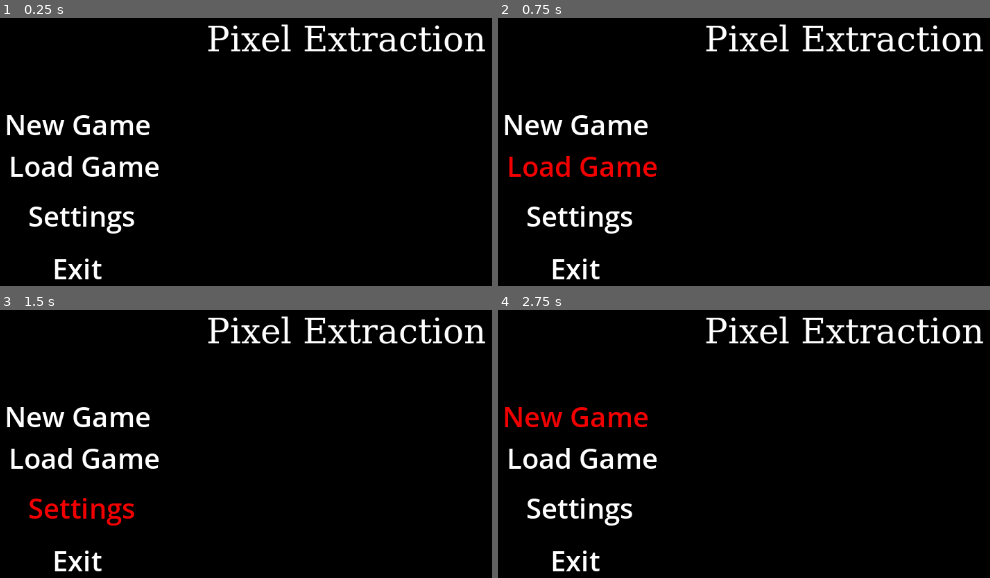
Above: before the commit, frames 1-4 (two rows, left to right).
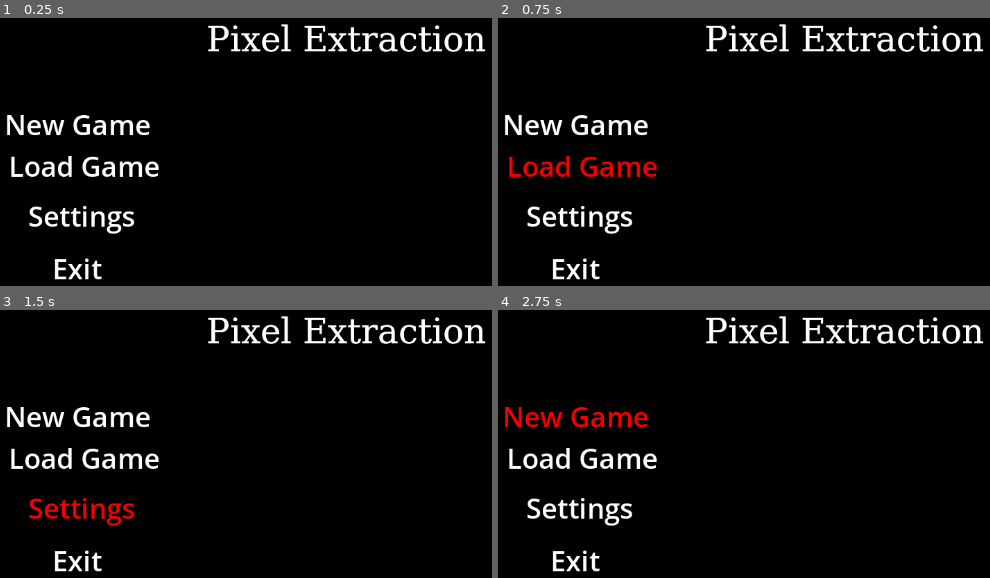
Above: after the commit, the same moments.

Repository: D-J-Gamer/Pixel-Extraction
Game: Godot game, scene res://Scenes/Main.tscn
Two runs of this game, one before a commit and one after it. Both use one fixed random seed, a clock stepped at 60 frames per second and the inputs below. Before the commit the project starts from res://Scenes/Main_Menu.tscn.
Inputs:
- Up to frame 1 (0.25 s): no input
- Up to frame 2 (0.75 s): click "Load Game" at 0.5 s
- Up to frame 3 (1.5 s): click "Settings" at 1.25 s
- Up to frame 4 (2.75 s): click "New Game" at 2 s

The runs differ from the first frame. In frame 1, 0.5% of the frame differs, in the area x 42-99%, y 2-13%; in frame 2, 0.5%; in frame 3, 0.5%; in frame 4, 0.5%.

Commit message:
Refactor main menu logic into separate script
AI:
Moved main menu logic from main.gd to a new main_menu.gd script for better separation of concerns. Updated Main_Menu.tscn to use a dedicated Menu_Buttons node and adjusted button parent references. Added Main.tscn as the new entry scene and updated project.godot to set it as the main scene.

Diff:
--- /dev/null
+++ b/Scenes/Main.tscn
@@ -0,0 +1,12 @@
+[gd_scene load_steps=2 format=3 uid="uid://cms6ua6cueygr"]
+
+[ext_resource type="Script" uid="uid://djrxrcrkewa5o" path="res://Scripts/main.gd" id="1_r150o"]
+
+[node name="Main" type="Control"]
+layout_mode = 3
+anchors_preset = 15
+anchor_right = 1.0
+anchor_bottom = 1.0
+grow_horizontal = 2
+grow_vertical = 2
+script = ExtResource("1_r150o")
--- a/Scenes/Main_Menu.tscn
+++ b/Scenes/Main_Menu.tscn
@@ -1,8 +1,9 @@
-[gd_scene load_steps=11 format=3 uid="uid://buf6hjgdi6dym"]
-
-[ext_resource type="Script" uid="uid://djrxrcrkewa5o" path="res://Scripts/main.gd" id="1"]
+[gd_scene load_steps=10 format=3 uid="uid://buf6hjgdi6dym"]
 
 [sub_resource type="FontFile" id="FontFile_hckgo"]
+subpixel_positioning = 0
+msdf_pixel_range = 14
+msdf_size = 128
 cache/0/16/0/ascent = 0.0
 cache/0/16/0/descent = 0.0
 cache/0/16/0/underline_position = 0.0
@@ -197,8 +198,7 @@
 
 [sub_resource type="StyleBoxEmpty" id="StyleBoxEmpty_anlgx"]
 
-[node name="Node2D" type="Node2D"]
-script = ExtResource("1")
+[node name="Main_Menu" type="Node2D"]
 
 [node name="Label" type="Label" parent="."]
 top_level = true
@@ -220,14 +220,14 @@
 offset_right = 3816.0
 offset_bottom = 1891.0
 
-[node name="Tree" type="Tree" parent="."]
+[node name="Menu_Buttons" type="Tree" parent="."]
 self_modulate = Color(1, 1, 1, 0)
 offset_left = 83.0
 offset_top = 168.0
 offset_right = 321.0
 offset_bottom = 451.0
 
-[node name="StartGame" type="Button" parent="Tree"]
+[node name="StartGame" type="Button" parent="Menu_Buttons"]
 layout_mode = 0
 offset_right = 211.0
 offset_bottom = 55.0
@@ -240,7 +240,7 @@
 theme_override_styles/focus = SubResource("StyleBoxEmpty_vnflv")
 text = "New Game"
 
-[node name="LoadGame" type="Button" parent="Tree"]
+[node name="LoadGame" type="Button" parent="Menu_Buttons"]
 layout_mode = 0
 offset_left = 6.0
 offset_top = 60.0
@@ -255,7 +255,7 @@
 theme_override_styles/focus = SubResource("StyleBoxEmpty_b7rmo")
 text = "Load Game"
 
-[node name="Settings" type="Button" parent="Tree"]
+[node name="Settings" type="Button" parent="Menu_Buttons"]
 layout_mode = 0
 offset_left = 3.0
 offset_top = 132.0
@@ -270,7 +270,7 @@
 theme_override_styles/focus = SubResource("StyleBoxEmpty_00u4r")
 text = "Settings"
 
-[node name="Exit" type="Button" parent="Tree"]
+[node name="Exit" type="Button" parent="Menu_Buttons"]
 layout_mode = 0
 offset_left = -4.0
 offset_top = 208.0
--- a/Scripts/main.gd
+++ b/Scripts/main.gd
@@ -1,83 +1,18 @@
 
 
 
-extends Node2D
+extends Control
 
-var main_menu := true
-
-var mapping := {
-		"StartGame": "Start_Game",
-		"LoadGame": "Load_Game",
-		"Settings": "Settings",
-		"Exit": "Exit_Game",
-	}
-
-# This script is a placeholder for the main menu logic.
-# GDScript doesn't allow executable statements (like `while`) in the class body.
-# Put runtime logic inside functions such as `_ready()` or `_process(delta)`.
+const MAIN_MENU := preload("res://Scripts/main_menu.gd")
 
 func _ready() -> void:
-	print("Main.gd ready — main_menu=%s" % str(main_menu))
-	# Show your UI, connect button signals, etc. Do not block here with long loops.
-	# Connect button `pressed` signals to handler methods if the nodes exist in the scene.
-
-
+	var menu_script = MAIN_MENU.new()
+	menu_script._ready()
+	add_child(menu_script)
+	menu_script.main = self
 
 	# Ensure processing is enabled so `_process` will be called every frame
-	set_process(true)
+	# set_process(true)
 
-func show_main_menu() -> void:
-	# Implement UI creation or scene switching here.
-	pass
-
-func _process(_delta: float) -> void:
-	# Use _process for per-frame checks instead of a blocking `while` loop.
-	if main_menu:
-		# Lightweight debug accumulator to print once per second so output isn't spammy.
-		if not has_meta("_process_debug_acc"):
-			set_meta("_process_debug_acc", 0.0)
-		var acc = get_meta("_process_debug_acc")
-		acc += _delta
-		if acc >= 1.0:
-			# print("_process called (1s tick) — main_menu=%s" % str(main_menu))
-			acc = 0.0
-		set_meta("_process_debug_acc", acc)
-
-		for node_name in mapping.keys():
-			# print("Checking for node: %s" % node_name)
-			var button_parent = get_node_or_null("Tree")
-			var button = button_parent.get_node_or_null(node_name)
-			# print(button_parent.get_node(node_name))
-			# if has_node(button):
-			# if button == null:
-				# print("Node %s not found in scene." % node_name)
-			# print("Connecting button signal for node: %s" % node_name)
-			# var node := get_node(node_name)
-			if button and button.has_signal("pressed"):
-				# Use `Callable` so name changes still connect correctly
-				button.connect("pressed", Callable(self, mapping[node_name]))
-
-
-func Start_Game() -> void:
-	# Called when the StartGame button is pressed
-	print("Start_Game(): Start button pressed")
-	# TODO: change to your gameplay scene, e.g.:
-	# get_tree().change_scene_to_file("res://Scenes/Game.tscn")
-
-
-func Load_Game() -> void:
-	# Called when the LoadGame button is pressed
-	print("Load_Game(): Load button pressed")
-	# TODO: implement load-game logic
-
-
-func Settings() -> void:
-	# Called when the Settings button is pressed
-	print("Settings(): Settings button pressed")
-	# TODO: open settings UI or scene
-
-
-func Exit_Game() -> void:
-	# Called when the Exit button is pressed
-	print("Exit_Game(): Exit button pressed — quitting")
-	get_tree().quit()
+func start_game() -> void:
+	print("Main: Starting game...")
--- /dev/null
+++ b/Scripts/main_menu.gd
@@ -0,0 +1,35 @@
+extends Node2D
+
+const MAIN_MENU_SCENE := preload("res://Scenes/Main_Menu.tscn")
+# signal request_state(state: String)
+
+var main: Control = null
+
+func _ready() -> void:
+	# Connect button signals if they exist as direct children
+	var main_menu_scene = MAIN_MENU_SCENE.instantiate()
+	add_child(main_menu_scene)
+	var buttons = main_menu_scene.get_node_or_null("Menu_Buttons")
+	for btn_name in ["StartGame", "LoadGame", "Settings", "Exit"]:
+		var button = buttons.get_node_or_null(btn_name)
+		if button and button.has_signal("pressed"):
+			match btn_name:
+				"StartGame": button.connect("pressed", Callable(self, "_on_start_pressed"))
+				"LoadGame": button.connect("pressed", Callable(self, "_on_load_pressed"))
+				"Settings": button.connect("pressed", Callable(self, "_on_settings_pressed"))
+				"Exit": button.connect("pressed", Callable(self, "_on_exit_pressed"))
+
+func _on_start_pressed() -> void:
+	if main != null and main.has_method("start_game"):
+		main.start_game()
+
+func _on_load_pressed() -> void:
+	# Does nothing yet
+	print("Load_Game(): Load button pressed")
+
+func _on_settings_pressed() -> void:
+	# Does nothing yet
+	print("Settings(): Settings button pressed")
+
+func _on_exit_pressed() -> void:
+	get_tree().quit()
--- a/project.godot
+++ b/project.godot
@@ -11,7 +11,7 @@
 [application]
 
 config/name="Pixel Extraction"
-run/main_scene="res://Scenes/Main_Menu.tscn"
+run/main_scene="uid://cms6ua6cueygr"
 config/features=PackedStringArray("4.5", "Mobile")
 config/icon="res://icon.svg"
 
Not shown, added: Scripts/main_menu.gd.uid
